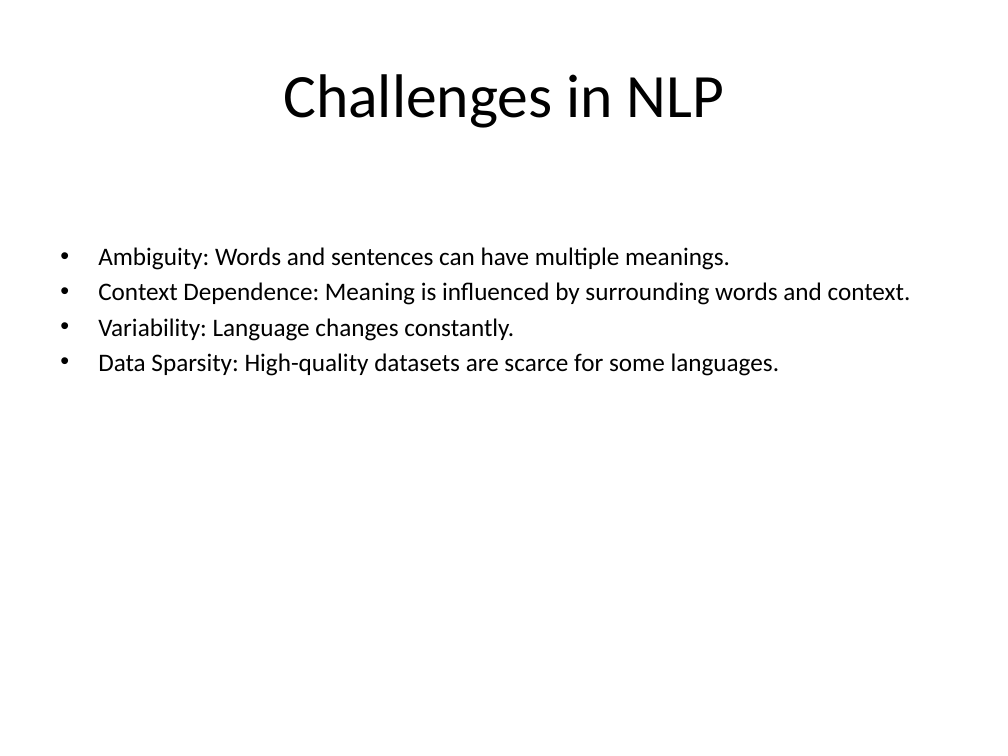
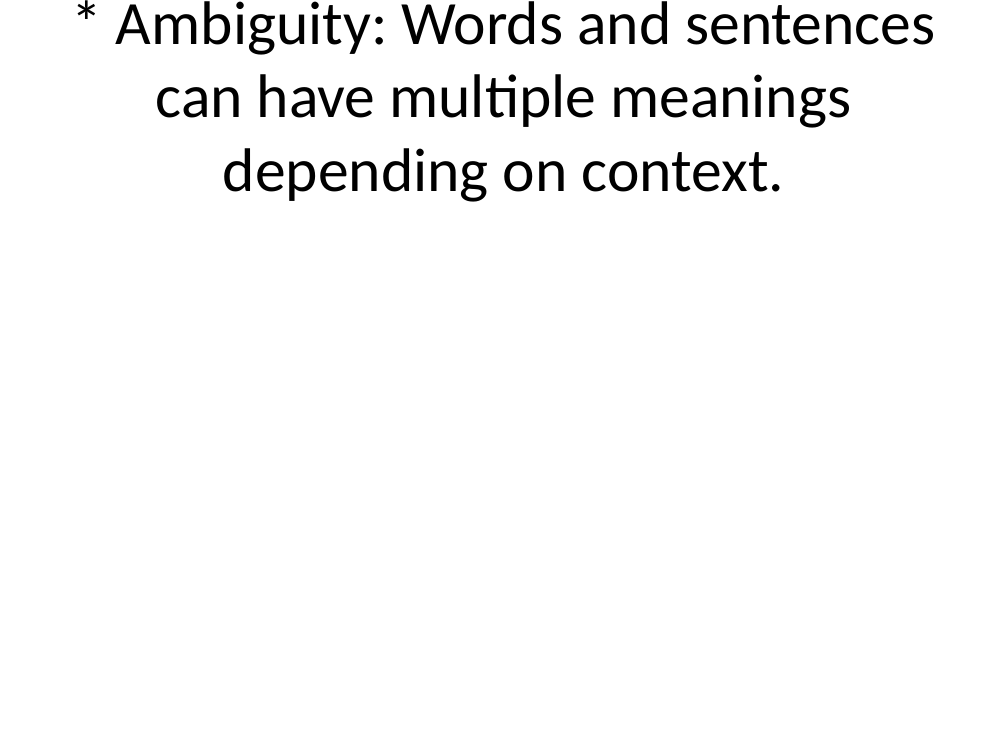
Before and after one commit to sanskarsri26/pdf-to-lecture, a slide deck: slide 35 of NLP_Lecture.pptx (slide 3 before the commit). Drawn at 1008x756 pixels with LibreOffice and Linux fonts; fonts in the diff are those of the drawing. Boxes give left, top, right and bottom in pixels: in the first picture for what was removed or moved away, otherwise in the second. Text is boxed around its words. In the diff, an @@ line names an element or a change of style, - is before the commit and + after.

```diff
--- a/NLP_Lecture.pptx
+++ b/NLP_Lecture.pptx
@@ title at bbox=[116, 1, 935, 202]: text changed @@
-Challenges in NLP
+* Ambiguity: Words and sentences can have multiple meanings depending on context.
@@ text removed at bbox=[98, 247, 911, 376] @@
-• Ambiguity: Words and sentences can have multiple meanings.
-• Context Dependence: Meaning is influenced by surrounding words and context.
-• Variability: Language changes constantly.
-• Data Sparsity: High-quality datasets are scarce for some languages.
```
Also in this commit, not shown: 3 other slides changed, 48 slides added, 9 slides removed, 6 other files.
